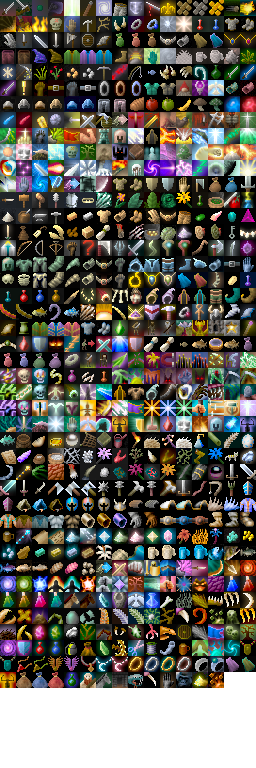
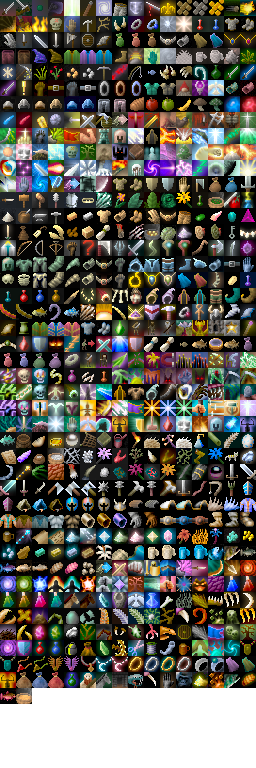
The second (256, 768) image is a revision of the first. Changes to its layers:
painted on "Background" over [242, 674, 255, 686]
painted on "shade" over [0, 672, 256, 704]
